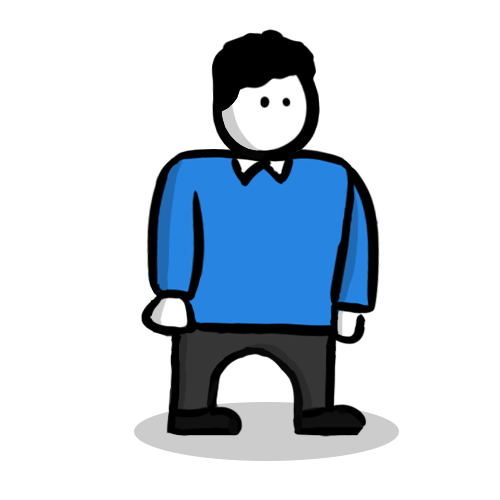
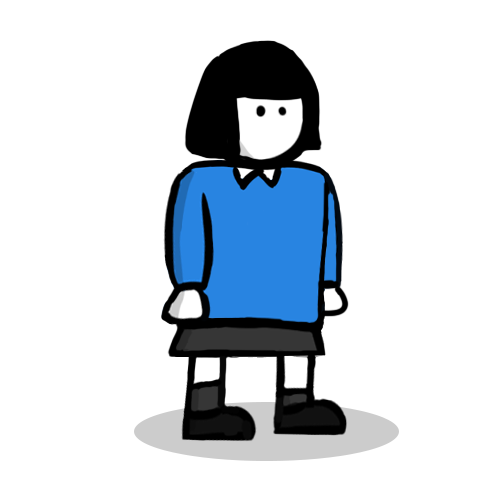
Layered file, before and after one edit (500 x 500). Changes by layer:
added group "Head" (1st of 2) with 1 layers above "Body" over <box>184,40,323,171</box>
added layer "Layer 12" in group "Head" over <box>184,40,323,171</box>
added group "Body" (1st of 2) with 1 layers above "Head" over <box>161,158,349,442</box>
added layer "Layer 11" in group "Body" over <box>161,158,349,442</box>
hid group "Head" (2nd of 2) (8 layers) over <box>203,29,323,166</box>
hid group "BodySway" (8 layers) over <box>140,149,380,442</box>
